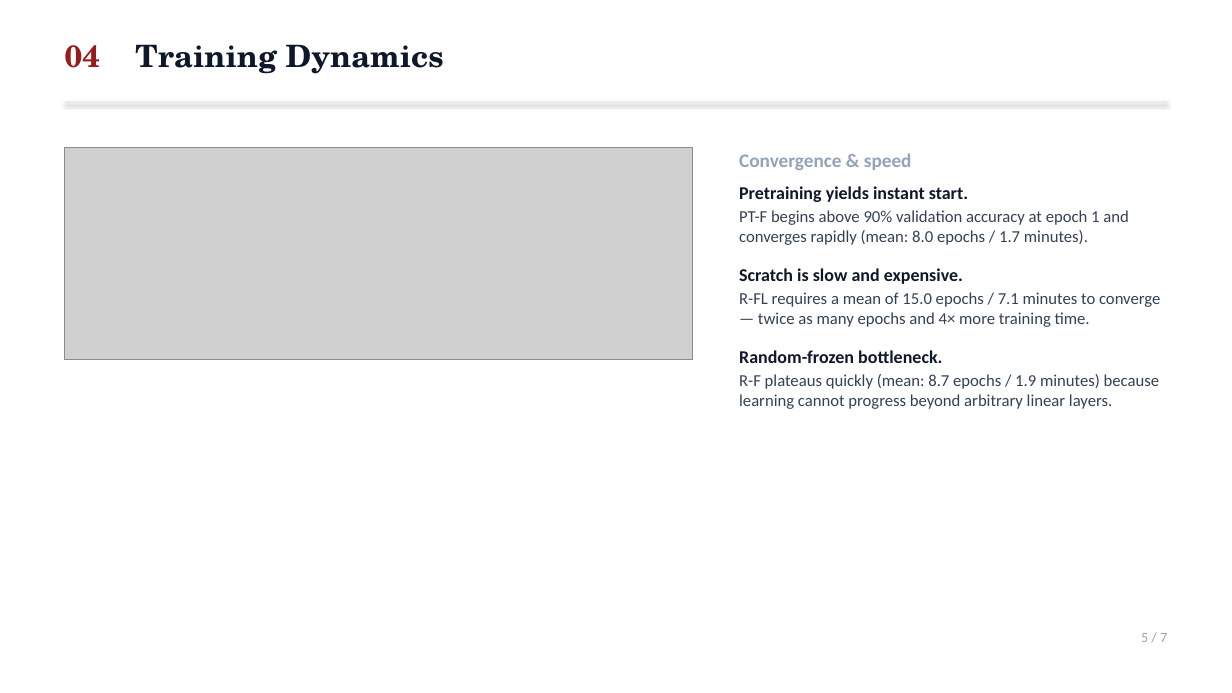
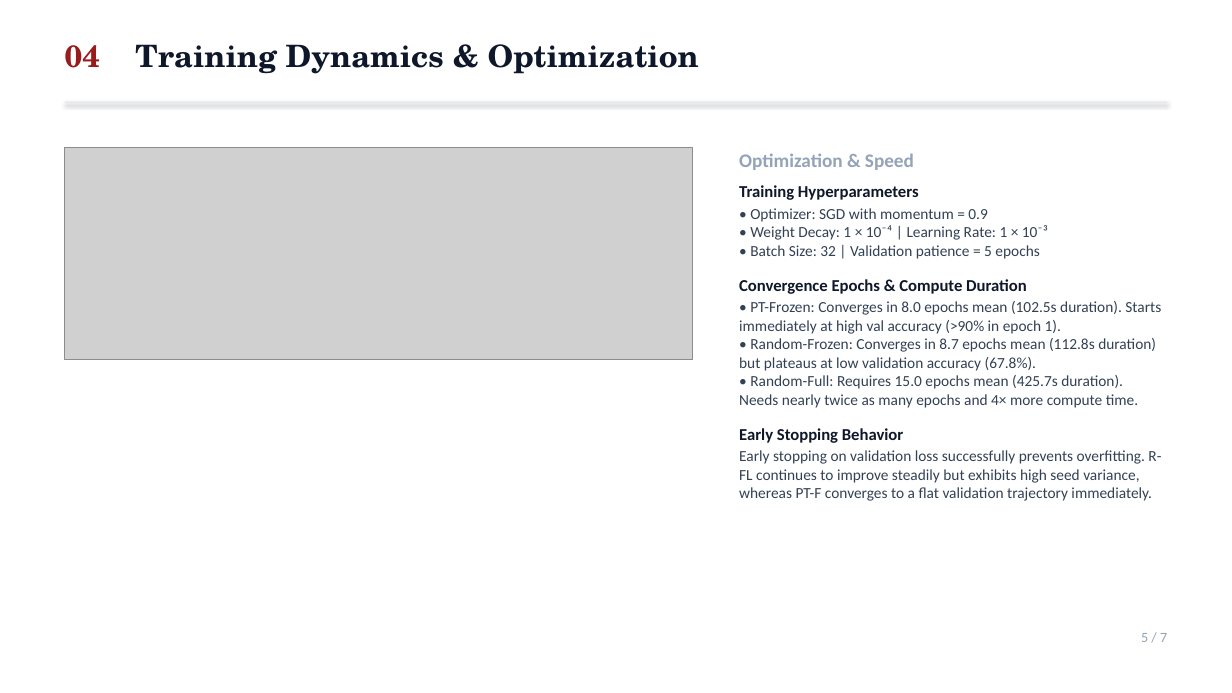
Before and after one commit to shrirag10/CS5330-Pattern-Recognition-Computer-vision-, a slide deck: slide 5 of Projects/final_project/presentation/presentation.pptx. Drawn at 1232x693 pixels with LibreOffice and Linux fonts; fonts in the diff are those of the drawing; grey boxes stand for pictures. Boxes give left, top, right and bottom in pixels: in the first picture for what was removed or moved away, otherwise in the second. Text is boxed around its words. In the diff, an @@ line names an element or a change of style, - is before the commit and + after.

```diff
--- a/Projects/final_project/presentation/presentation.pptx
+++ b/Projects/final_project/presentation/presentation.pptx
@@ text at [65,44,699,74]: text changed @@
-04 Training Dynamics
+04 Training Dynamics & Optimization
@@ text at [739,153,1161,501]: text changed; size 13 to 12 pt @@
-Convergence & speed
-Pretraining yields instant start.
-PT-F begins above 90% validation accuracy at epoch 1 and converges rapidly (mean: 8.0 epochs / 1.7 minutes).
-Scratch is slow and expensive.
-R-FL requires a mean of 15.0 epochs / 7.1 minutes to converge — twice as many epochs and 4× more training time.
-Random-frozen bottleneck.
-R-F plateaus quickly (mean: 8.7 epochs / 1.9 minutes) because learning cannot progress beyond arbitrary linear layers.
+Optimization & Speed
+Training Hyperparameters
+• Optimizer: SGD with momentum = 0.9
+• Weight Decay: 1 × 10⁻⁴ | Learning Rate: 1 × 10⁻³
+• Batch Size: 32 | Validation patience = 5 epochs
+Convergence Epochs & Compute Duration
+• PT-Frozen: Converges in 8.0 epochs mean (102.5s duration). Starts immediately at high val accuracy (>90% in epoch 1).
+• Random-Frozen: Converges in 8.7 epochs mean (112.8s duration) but plateaus at low validation accuracy (67.8%).
+• Random-Full: Requires 15.0 epochs mean (425.7s duration). Needs nearly twice as many epochs and 4× more compute time.
+Early Stopping Behavior
+Early stopping on validation loss successfully prevents overfitting. R-FL continues to improve steadily but exhibits high seed variance, whereas PT-F converges to a flat validation trajectory immediately.
```
Also in this commit, not shown: 6 other slides changed, 1 other file.
